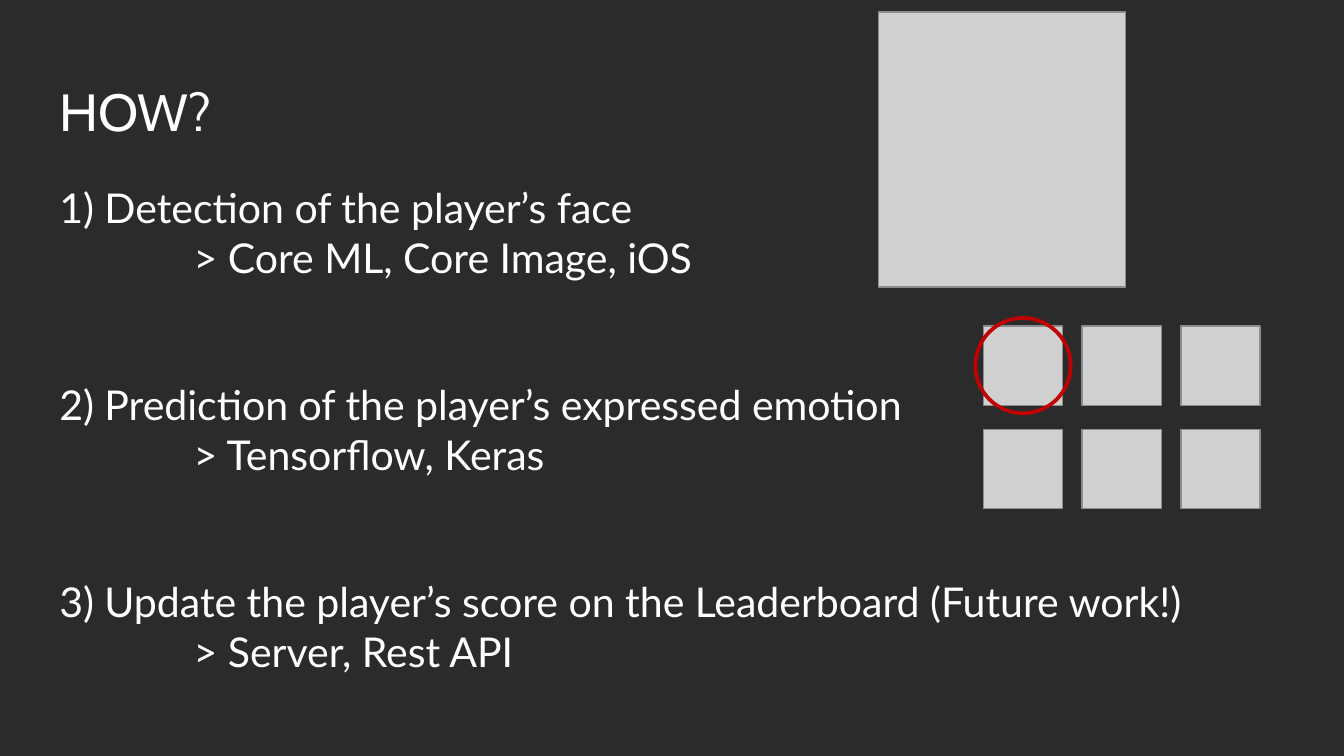
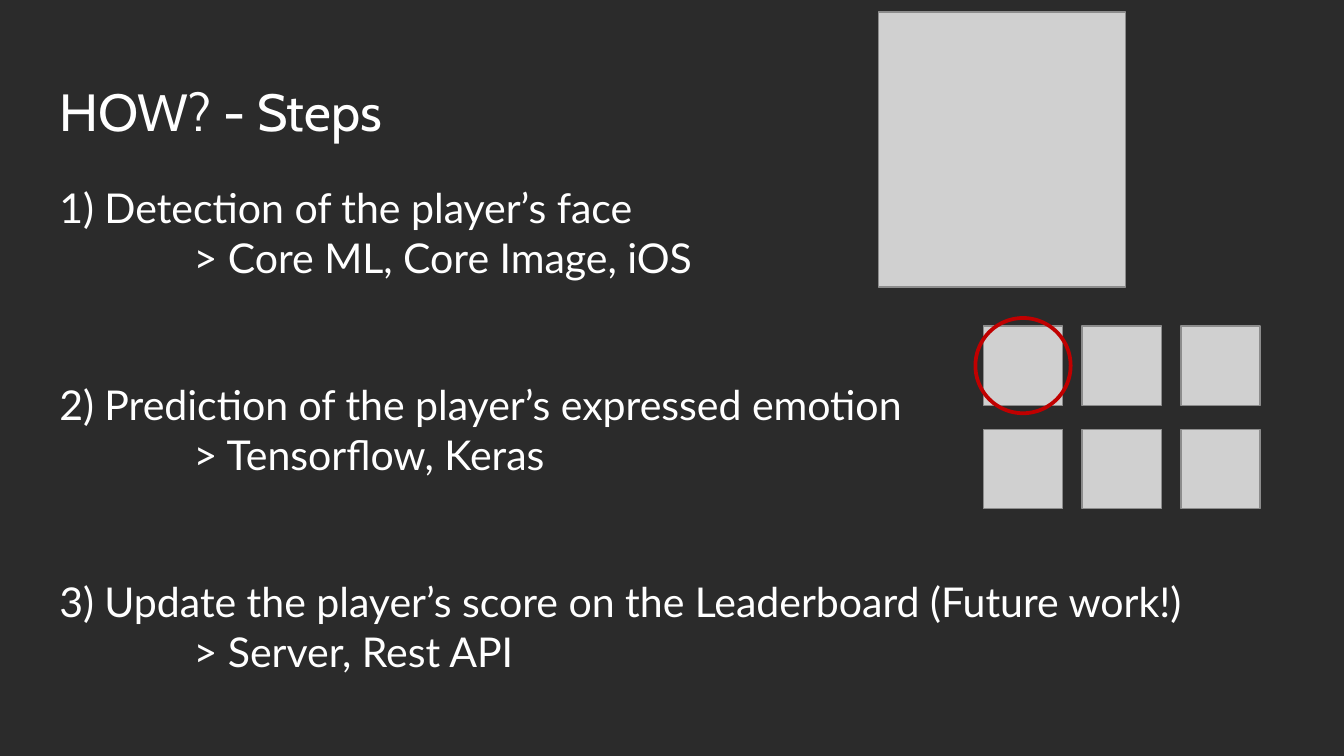
Before and after one commit to b3nk4n/AI-Hackathon, a slide deck: slide 6 of docs/AI Hackathon - Presentation.pptx. Drawn at 1344x756 pixels with LibreOffice and Linux fonts; fonts in the diff are those of the drawing; grey boxes stand for pictures; background and template pictures are left out; a plain dark background stands for a picture behind light text. Boxes give left, top, right and bottom in pixels: in the first picture for what was removed or moved away, otherwise in the second. Text is boxed around its words. In the diff, an @@ line names an element or a change of style, - is before the commit and + after.

Commit message:
updated presentation

```diff
--- a/docs/AI Hackathon - Presentation.pptx
+++ b/docs/AI Hackathon - Presentation.pptx
@@ title at (59,92,382,143): text changed @@
-HOW?
+HOW? - Steps
```
Also in this commit, not shown: 2 slides added.
